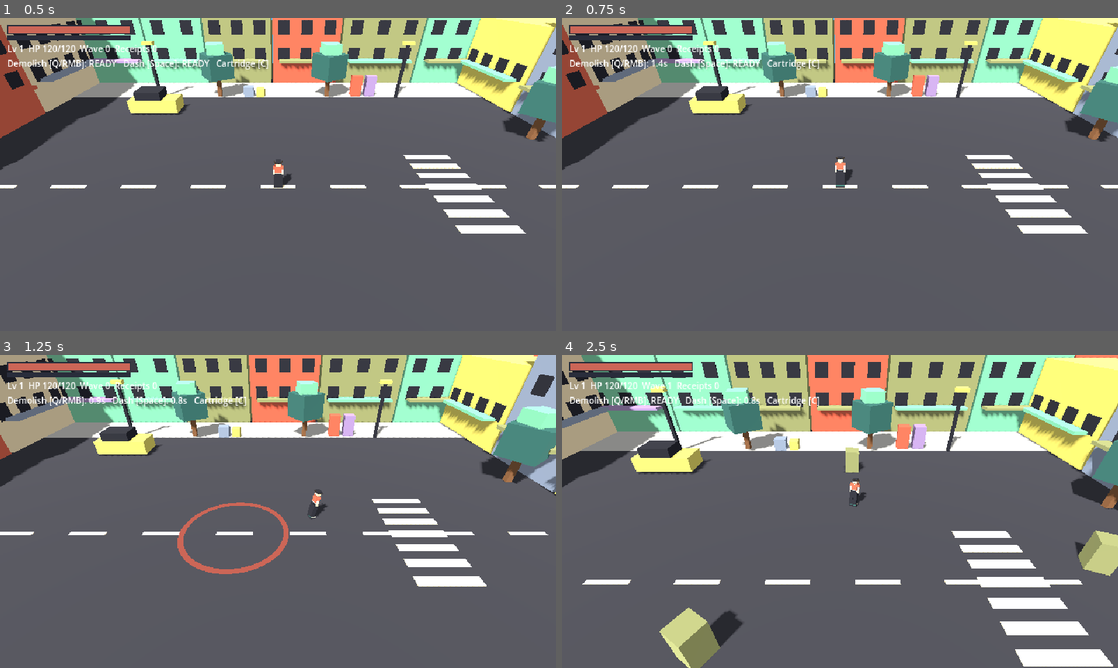
Above: before the commit, frames 1-4 (two rows, left to right).
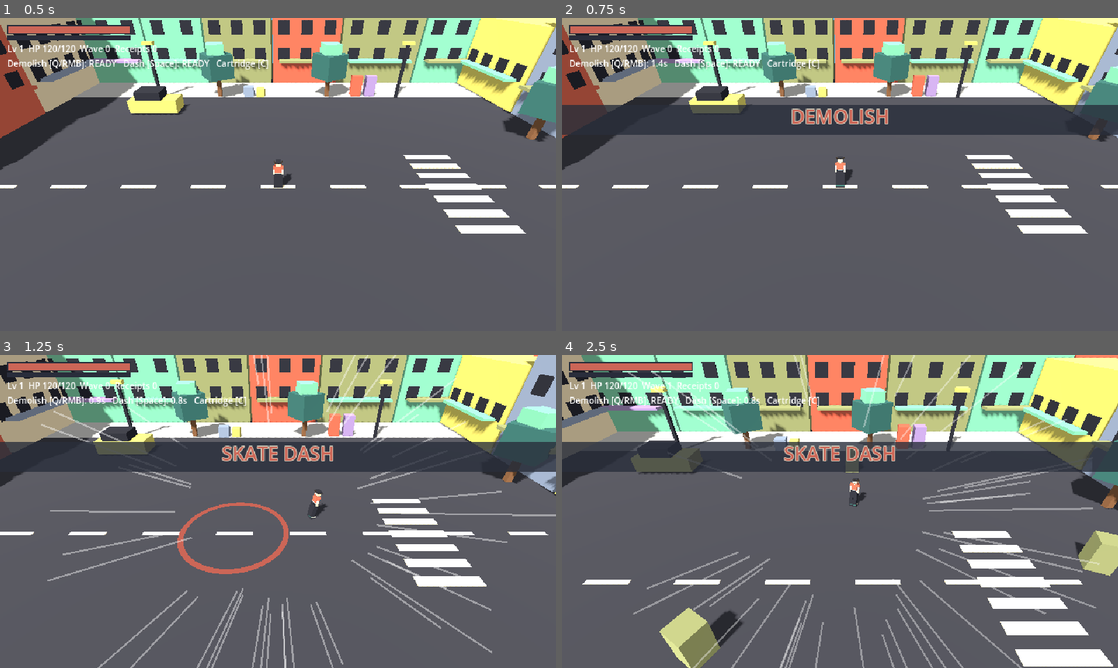
Above: after the commit, the same moments.

Repository: yauchai2/Game-Lab-2
Game: Godot game, scene res://game/main.tscn
Two runs of this game, one before a commit and one after it. Both use one fixed random seed, a clock stepped at 60 frames per second and the inputs below.
Inputs (mouse positions are in pixels of both pictures, inside the frame that each line leads up to):
- Up to frame 1 (0.5 s): no input
- Up to frame 2 (0.75 s): tap Enter at 0.5 s; move the mouse to (962, 158) at 0.52 s; tap Q at 0.6 s; click (962, 158) at 0.67 s
- Up to frame 3 (1.25 s): tap Space at 0.77, 0.8, 1.07 s
- Up to frame 4 (2.5 s): move the mouse to (728, 527) at 1.27 s; tap Space at 1.35, 1.52, 1.82, 2.3 s; click (728, 527) at 1.42 s; tap Q at 1.55, 2.1 s; move the mouse to (895, 442) at 2.02 s; click (895, 442) at 2.17 s

Frame 1 is identical in both runs. In frame 2, 8.4% of the frame differs, in the area x 0-100%, y 27-38%; in frame 3, 11%; in frame 4, 12%, in the area x 0-100%, y 0-100%.

Commit message:
Skill name cards and radial speed lines
Co-Authored-By: Claude Sonnet 5.5 <noreply@anthropic.com>
Claude-Session: https://claude.ai/code/session_018tqqU7rwEZ4u67toavQ9ri

Diff:
--- a/game/scripts/hud.gd
+++ b/game/scripts/hud.gd
@@ -8,6 +8,11 @@
 var xp_fill := ColorRect.new()
 var info := Label.new()
 var banner := Label.new()
+var lines := Control.new()
+var card_band := ColorRect.new()
+var card_title := Label.new()
+var card_sub := Label.new()
+var card_tween: Tween
 var bench := VBoxContainer.new()
 var bench_msg := Label.new()
 
@@ -38,6 +43,31 @@
 	info.position = Vector2(8, 28)
 	info.add_theme_font_size_override("font_size", 10)
 	add_child(info)
+	lines.set_script(load("res://game/scripts/speed_lines.gd"))
+	add_child(lines)
+	card_band.color = Color(0.16, 0.18, 0.23, 0.8)
+	card_band.size = Vector2(640, 34)
+	card_band.position = Vector2(0, 100)
+	card_band.pivot_offset = Vector2(320, 17)
+	card_band.visible = false
+	add_child(card_band)
+	card_title.add_theme_font_size_override("font_size", 22)
+	card_title.add_theme_color_override("font_color", Color("CC6657"))
+	card_title.add_theme_color_override("font_outline_color", Color("E7DFC9"))
+	card_title.add_theme_constant_override("outline_size", 3)
+	card_title.size = Vector2(640, 26)
+	card_title.position = Vector2(0, -3)
+	card_title.horizontal_alignment = HORIZONTAL_ALIGNMENT_CENTER
+	card_band.add_child(card_title)
+	card_sub.add_theme_font_size_override("font_size", 8)
+	card_sub.add_theme_color_override("font_color", Color("E7DFC9"))
+	card_sub.size = Vector2(640, 12)
+	card_sub.position = Vector2(0, 22)
+	card_sub.horizontal_alignment = HORIZONTAL_ALIGNMENT_CENTER
+	card_band.add_child(card_sub)
+	jax.skill_cast.connect(_show_card)
+	jax.dashed.connect(lines.burst.bind(1.0))
+	jax.slammed.connect(func(hits: int) -> void: lines.burst(clampf(0.5 + hits * 0.25, 0.5, 1.5)))
 	banner.position = Vector2(8, 150)
 	banner.add_theme_font_size_override("font_size", 20)
 	add_child(banner)
@@ -119,3 +149,17 @@
 	if event is InputEventKey and event.pressed and not event.echo and (event.keycode == KEY_C or (bench.visible and event.keycode == KEY_ESCAPE)):
 		toggle_bench()
 		return
+
+func _show_card(title: String, subtitle: String) -> void:
+	card_title.text = title
+	card_sub.text = subtitle
+	card_band.visible = true
+	card_band.modulate.a = 1.0
+	card_band.scale = Vector2(1, 0.1)
+	if card_tween:
+		card_tween.kill()
+	card_tween = create_tween()
+	card_tween.tween_property(card_band, "scale", Vector2(1, 1), 0.08)
+	card_tween.tween_interval(0.55)
+	card_tween.tween_property(card_band, "modulate:a", 0.0, 0.2)
+	card_tween.tween_callback(func() -> void: card_band.visible = false)
--- a/game/scripts/jax.gd
+++ b/game/scripts/jax.gd
@@ -21,6 +21,10 @@
 var level := 1
 var xp := 0
 var levelup_flash := 0.0
+signal skill_cast(title: String, subtitle: String)
+signal dashed
+signal slammed(hit_count: int)
+
 var receipts := 0
 var owned: Array[String] = []
 var slots: Array[String] = ["", ""]
@@ -141,6 +145,8 @@
 	dir.y = 0.0
 	dash_dir = dir.normalized()
 	dash_left = dash_time
+	dashed.emit()
+	skill_cast.emit("SKATE DASH", "")
 	dash_timer = dash_cooldown
 	has_target = false
 	look_at(global_position + dash_dir, Vector3.UP)
@@ -151,6 +157,11 @@
 		return
 	has_target = false
 	windup_left = skill_windup + (0.2 if has_attachment("heavy") else 0.0)
+	var names: Array[String] = []
+	for id in slots:
+		if id != "":
+			names.append(ATTACHMENTS[id]["name"].to_upper())
+	skill_cast.emit("DEMOLISH", " + ".join(names))
 	skill_timer = skill_cooldown
 
 func _slam() -> void:
@@ -188,6 +199,7 @@
 			enemy.take_damage(dmg, center)
 			hit_count += 1
 	if hit_count > 0:
+		slammed.emit(hit_count)
 		_hit_stop(0.07)
 		var cam := get_viewport().get_camera_3d()
 		if cam and cam.has_method("add_shake"):
--- /dev/null
+++ b/game/scripts/speed_lines.gd
@@ -0,0 +1,41 @@
+extends Control
+## Radiating manga-style speed lines drawn over the screen for a split second.
+
+var time_left := 0.0
+var duration := 0.3
+var strength := 1.0
+var lines: Array = []
+
+func _ready() -> void:
+	mouse_filter = Control.MOUSE_FILTER_IGNORE
+	set_anchors_preset(Control.PRESET_FULL_RECT)
+
+func burst(power := 1.0) -> void:
+	strength = power
+	duration = 0.22 + 0.12 * power
+	time_left = duration
+	lines.clear()
+	var count := int(22 + 18 * power)
+	for i in count:
+		lines.append({
+			"angle": randf() * TAU,
+			"inner": randf_range(95.0, 150.0),
+			"length": randf_range(50.0, 130.0) * (0.7 + 0.5 * power),
+		})
+	queue_redraw()
+
+func _process(delta: float) -> void:
+	if time_left > 0.0:
+		time_left -= delta
+		queue_redraw()
+
+func _draw() -> void:
+	if time_left <= 0.0:
+		return
+	var alpha := clampf(time_left / duration, 0.0, 1.0)
+	var center := get_viewport_rect().size / 2.0
+	for l in lines:
+		var dir := Vector2.from_angle(l["angle"])
+		var p0: Vector2 = center + dir * float(l["inner"])
+		var p1: Vector2 = p0 + dir * float(l["length"]) * (1.0 + (1.0 - alpha) * 0.5)
+		draw_line(p0, p1, Color(1, 1, 1, alpha * 0.85), 1.0 + strength)
Not shown, changed: docs/guides/godot-setup.md
